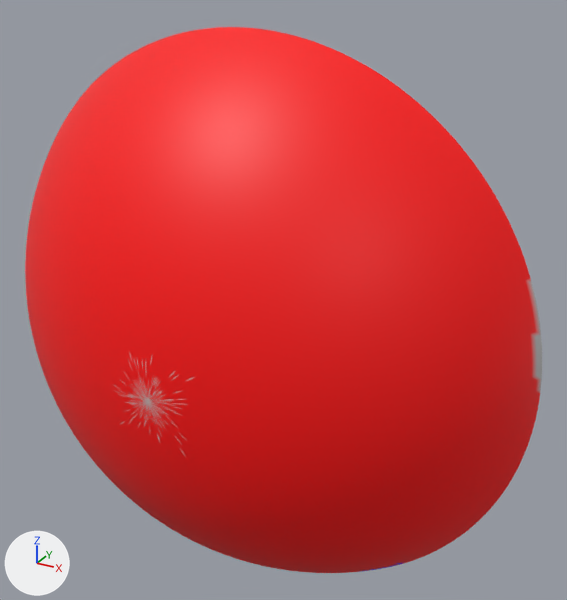
What one commit did to the glTF model src/new_testing/model/dome_sky_model.glb.
The view is the same before and after, from a 50 mm camera at (56.0, -116.5, 51.4) aimed at (8.1, -29.5, 7.8). Arrows for +X, +Y and +Z are at lower left; the lights stay in place. Where no turn or scale is listed for an object, it has been applied to the vertices.

Names of what the first picture shows: 'geometry_0'.
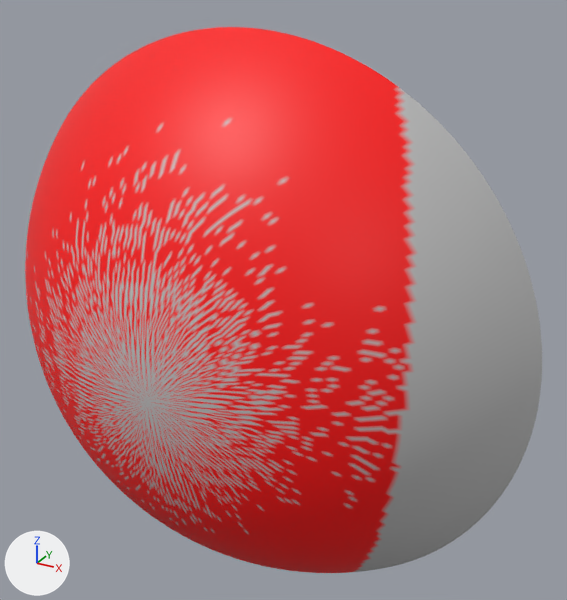
Changed parts and their boxes (x1, y1, x2, y2) in the pictures (567 x 600 px):
part 1 of me_geometry_0, recoloured
    both: (25, 86, 542, 572)

What changed in the scene script:
```text
Change me_geometry_0:
    where me_geometry_0.from_pydata(...)  # 21241 vertices, 42120 faces; spans x -42.9..42.9, y -50.0..-25.8, z -42.9..42.9
    used by ob_geometry_0; location = (0.0, 0.0, 0.0)
    me_geometry_0 part 1: 22526 faces centred in x -41.3..42.7, y -50.0..-26.0, z -42.7..36.9 are repainted in the vertex colours; the middle colour goes from red #ff0000 to grey #bcbcbc
```
